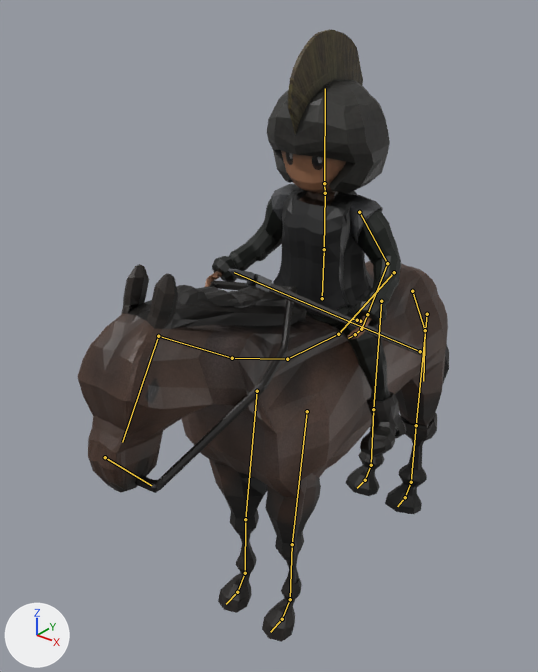
A saved change to the Blender file Map/Assets/Models/Yamato/Yamato_cavalry/Yamato_cavalry.blend.
Both versions are drawn from a 50 mm lens placed at (16.4, -24.1, 26.6), pointed at (-2.3, -0.8, 12.2). The lights are fixed; the arrows at lower left show +X, +Y and +Z. The bones that bend it are drawn over the model as lines.

The first picture shows 'Harness', 'Horse', 'Spear', 'Yamato'.
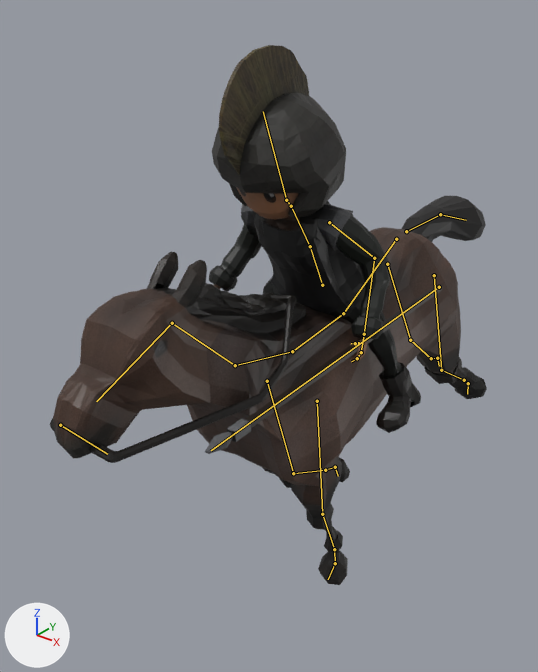
Commit message: Animación caballero Yamato "run"

The newer file adds an action. The first version stands in its rest pose; the second is drawn at frame 5 of the action 'Yamato_Knight_Run'.

What differs and where, as boxes [x1, y1, x2, y2] in the pictures (538 x 672 px):
'Horse', posed (17% wider): before [78, 261, 449, 642]; after [53, 196, 487, 585]
'Yamato', posed (9% shorter): before [205, 29, 406, 456]; after [209, 45, 421, 433]
'Harness', posed: before [135, 280, 297, 493]; after [50, 295, 296, 463]
'Spear', posed (21% wider, 97% taller): before [228, 269, 424, 355]; after [205, 284, 442, 454]
bone 'Coxis', root to tip: before (394, 272) to (338, 334); after (396, 239) to (343, 313)
bone 'Cuello', root to tip: before (232, 358) to (158, 336); after (235, 365) to (172, 323)
bone 'Cabeza', root to tip: before (158, 336) to (122, 442); after (172, 323) to (96, 401)
bone 'Abdomen_Yamato', root to tip: before (322, 298) to (324, 249); after (322, 285) to (310, 246)
bone 'Pecho_Yamato', root to tip: before (324, 249) to (325, 193); after (310, 246) to (291, 206)
bone 'Cabeza_Yamato', root to tip: before (324, 183) to (325, 88); after (286, 200) to (263, 111)
bone 'Cola01', root to tip: before (412, 291) to (425, 330); after (406, 231) to (440, 214)
bone 'Cola02', root to tip: before (425, 330) to (423, 381); after (440, 214) to (466, 220)

The change in detail:
Bone 'Coxis' (bone_coxis) moves from (0.0, 0.0, 0.0) to (0.0, -0.53, 1.58).
Bone 'Coxis' (bone_coxis) turns from (0, 0, 0) to (-10, 0, 0) degrees about its own x, y and z.
Bone 'Cuello' (bone_cuello) turns from (0, 0, 0) to (21, 0, 0) degrees about its own x, y and z.
Bone 'Cabeza' (bone_cabeza) turns from (0, 0, 0) to (25, 0, 0) degrees about its own x, y and z.
Bone 'Abdomen_Yamato' (bone_abdomen_yamato) turns from (0, 0, 0) to (16, 0, 0) degrees about its own x, y and z.
Bone 'Pecho_Yamato' (bone_pecho_yamato) turns from (0, 0, 0) to (-6, -1, 0) degrees about its own x, y and z.
Bone 'Cabeza_Yamato' (bone_cabeza_yamato) turns from (0, 0, 0) to (13, 0, 0) degrees about its own x, y and z.
Bone 'Cola01' (bone_cola01) moves from (0.0, 0.0, 0.0) to (0.0, -1.99, -0.09).
Bone 'Cola01' (bone_cola01) turns from (0, 0, 0) to (47, 0, 0) degrees about its own x, y and z.
Bone 'Cola02' (bone_cola02) turns from (0, 0, 0) to (7, 0, 0) degrees about its own x, y and z.
Bone 'PataDel_Control.L' (bone_patadel_control_l) moves from (0.0, 0.0, 0.0) to (0.0, -4.3, -0.72).
Bone 'PataDel_Control.L' (bone_patadel_control_l) turns from (0, 0, 0) to (41, 0, 0) degrees about its own x, y and z.
Bone 'PataTras_Control.L' (bone_patatras_control_l) moves from (0.0, 0.0, 0.0) to (0.0, -6.54, -5.24).
Bone 'PataTras_Control.L' (bone_patatras_control_l) turns from (0, 0, 0) to (92, 0, 0) degrees about its own x, y and z.
Bone 'PataDel_Control.R' (bone_patadel_control_r) moves from (0.0, 0.0, 0.0) to (0.0, -7.5, -3.68).
Bone 'PataDel_Control.R' (bone_patadel_control_r) turns from (0, 0, 0) to (106, 0, 0) degrees about its own x, y and z.
Bone 'PataTras_Control.R' (bone_patatras_control_r) moves from (0.0, 0.0, 0.0) to (0.0, -7.36, -5.73).
Bone 'PataTras_Control.R' (bone_patatras_control_r) turns from (0, 0, 0) to (109, 0, 0) degrees about its own x, y and z.
